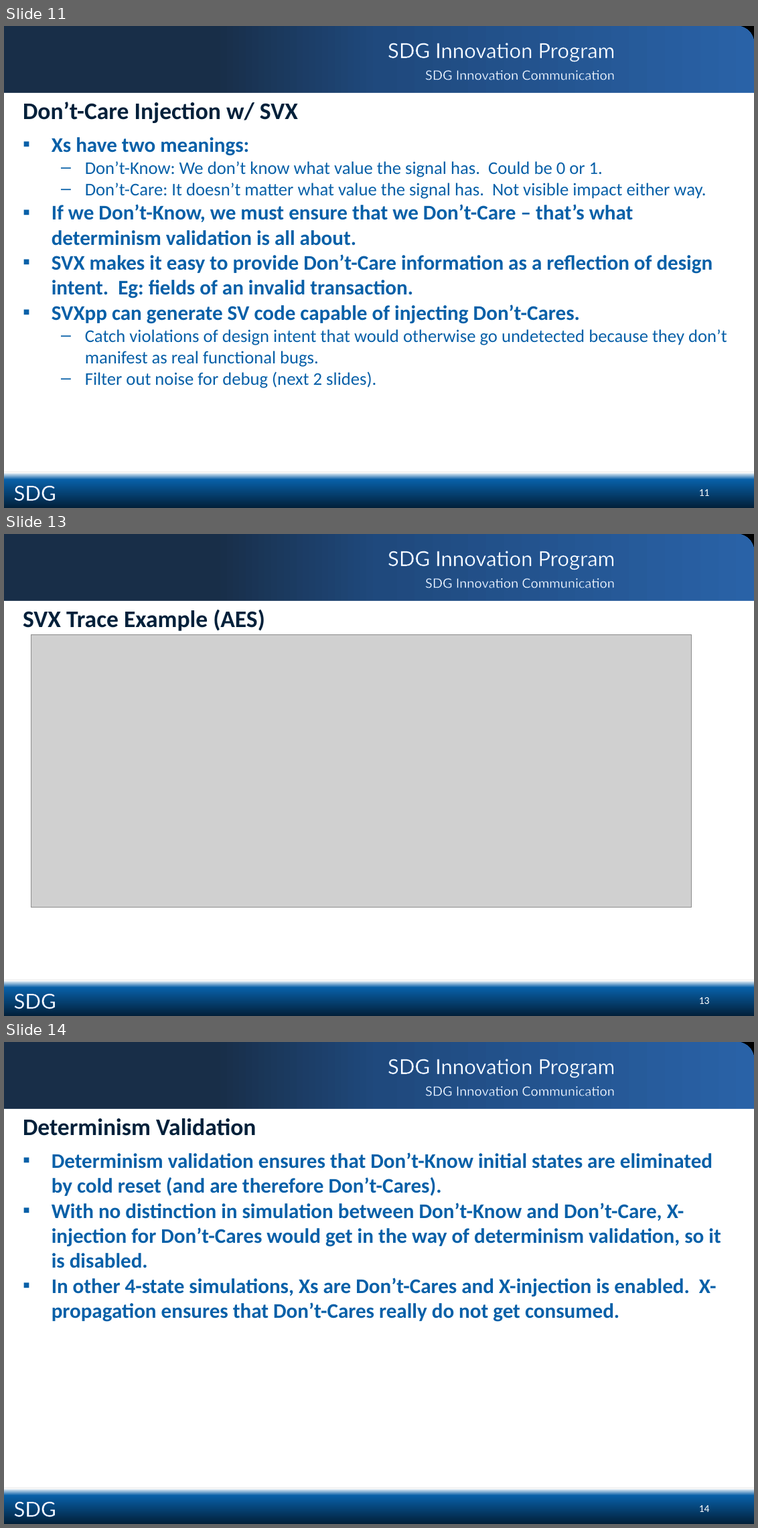
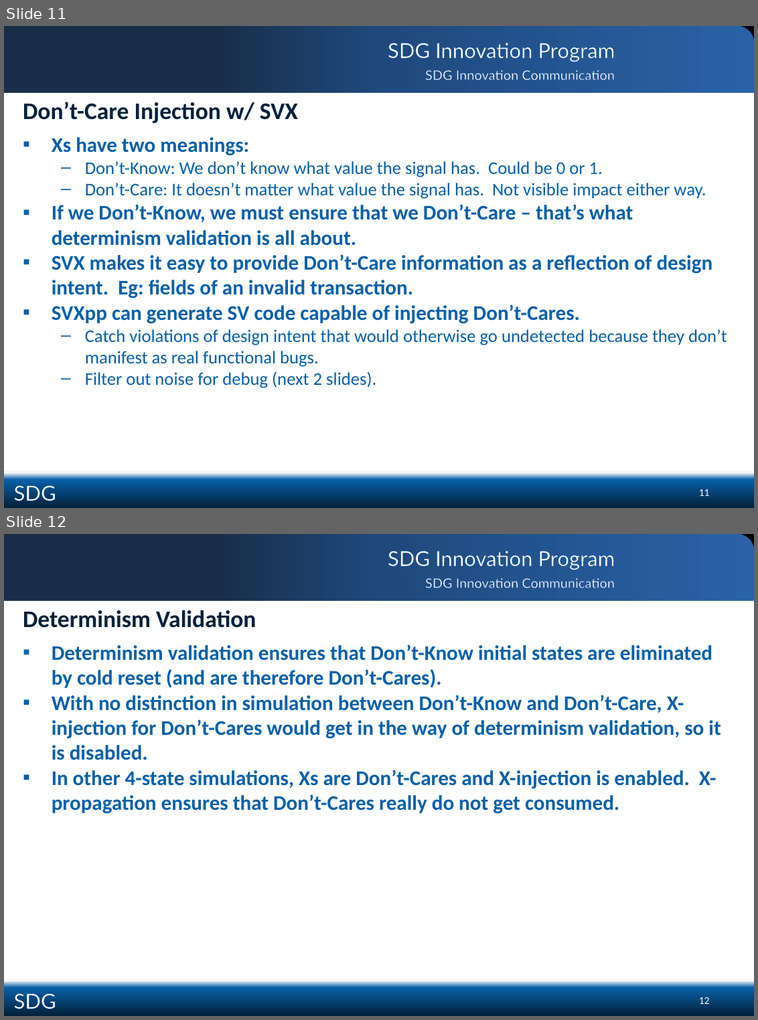
Before and after one commit to SystemVerilogX/SVX, a slide deck: SVX Docs/SVX Public Docs/SVX Data Flow.pptx. Shown one above the other, each under a label of ours: slides 11, 13 and 14 before the commit, slides 11 and 12 after it; the slides between them are not shown. The pictures are 758x1528 and 758x1020 pixels, drawn with LibreOffice and Linux fonts; fonts in the diff are those of the drawing; grey boxes stand for pictures; background and template pictures are left out. Boxes give left, top, right and bottom in pixels: in the first picture for what was removed or moved away, otherwise in the second. Text is boxed around its words. In the diff, an @@ line names an element or a change of style, - is before the commit and + after.

```diff
--- a/SVX Docs/SVX Public Docs/SVX Data Flow.pptx
+++ b/SVX Docs/SVX Public Docs/SVX Data Flow.pptx
@@ slide 13 removed at (4,534,754,1016), background #FFFFFF; not listed: 9 template elements that a slide beside it also shows @@
@@ title removed at (23,610,265,631) @@
-SVX Trace Example (AES)
@@ picture removed at (31,634,691,908) @@
@@ what was slide 14 is now slide 12 @@
@@ page number at (699,998,710,1004): text changed @@
-14
+12
```
Also in this commit, not shown: 13 slides changed, 1 slide added, 2 other slides removed.
